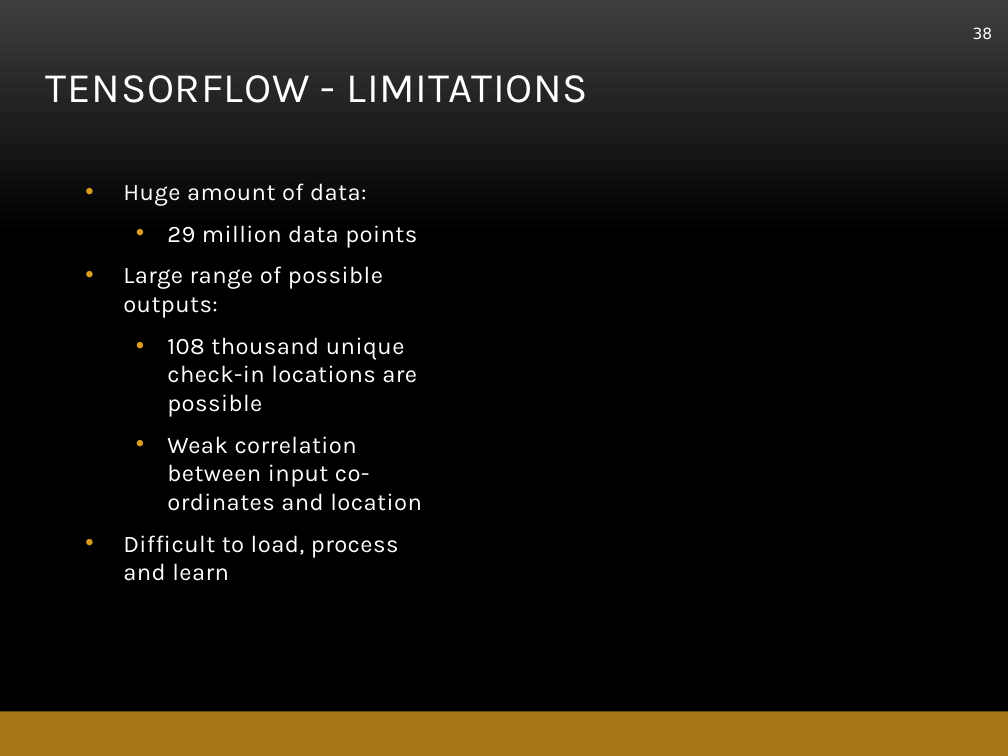
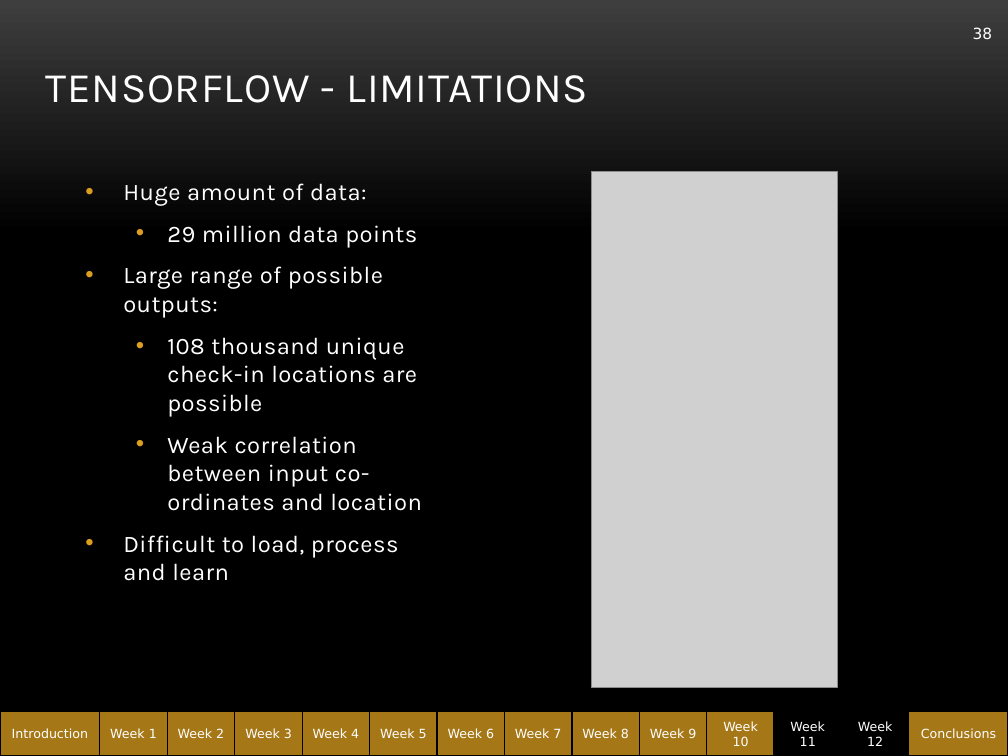
Before and after one commit to abe1ge/teletubbiesQAC, a slide deck: slide 38 of FinalPresentation.pptx. Drawn at 1008x756 pixels with LibreOffice and Linux fonts; fonts in the diff are those of the drawing; grey boxes stand for pictures; background and template pictures are left out. Boxes give left, top, right and bottom in pixels: in the first picture for what was removed or moved away, otherwise in the second. Text is boxed around its words. In the diff, an @@ line names an element or a change of style, - is before the commit and + after.

```diff
--- a/FinalPresentation.pptx
+++ b/FinalPresentation.pptx
@@ picture added at (x1=592, y1=171, x2=838, y2=687) @@
@@ group added at (x1=0, y1=712, x2=1008, y2=756): 14 rectangles @@
+Introduction
+Week 3
+Week 2
+Week 4
+Week 1
+Week 5
+Week 6
+Week 7
+Week 8
+Week 9
+Week 10
+Week 11
+Week 12
+Conclusions
```
Also in this commit, not shown: 7 other slides changed, 12 slides added, 1 slide removed.
